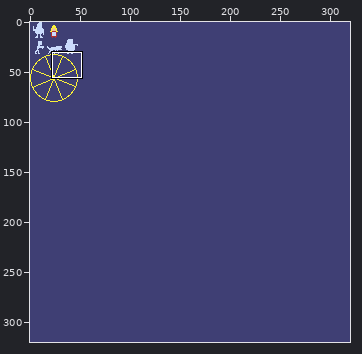
File history of a pixel-art file, content/texture_atlas.aseprite. The picture above shows the old version from afar; the outline marks the close-up.
Close-up. Old version:
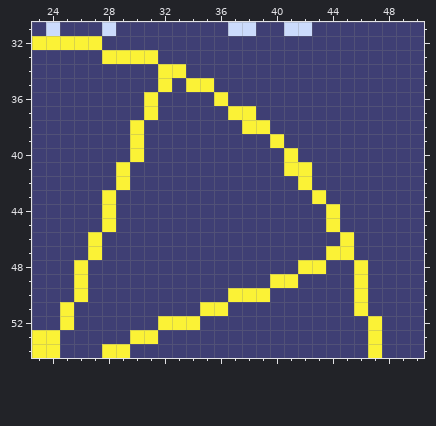
320x320 pixels, 1 frame. Shown: x 23..50, y 31..54.
And afterwards:
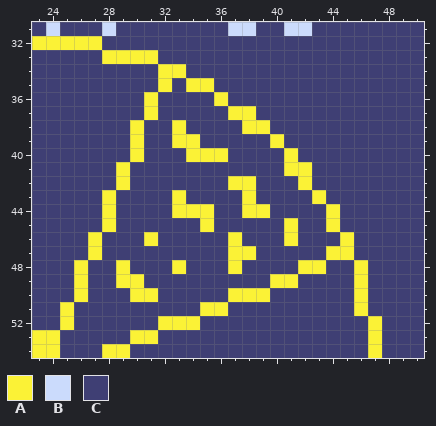
Palette (. is transparent): A #fbf236  B #cbdbfc  C #3f3f74
What changed:
Layer "Layer 1":
y 38: x 33 C -> A
y 39: x 33..34 CC -> AA
y 40: x 34..36 CCC -> AAA
y 42: x 37..38 CC -> AA
y 43: x 33 C -> A; x 38 C -> A
y 44: x 33..35 CCC -> AAA; x 38..39 CC -> AA
y 45: x 35 C -> A; x 41 C -> A
y 46: x 31 C -> A; x 37 C -> A; x 41 C -> A
y 47: x 37..38 CC -> AA
y 48: x 29 C -> A; x 33 C -> A; x 37 C -> A
y 49: x 29..30 CC -> AA
y 50: x 30..31 CC -> AA
